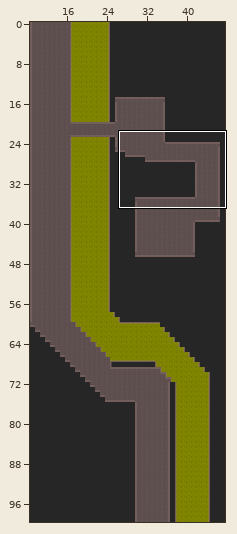
Level history. Tiled map: resources/scenes/map/sewageSection.tmx. Above: a wide view before the commit, with the close-up outlined.
Close-up. The starting point:
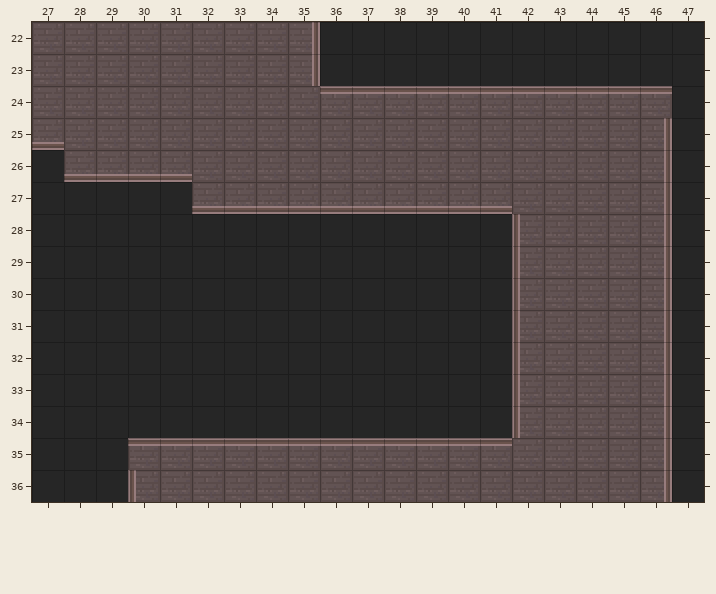
Cells are 16x16 px. Shown: x 27..47, y 22..36. The commit also changed other parts of the map, which this record leaves out.
After the commit:
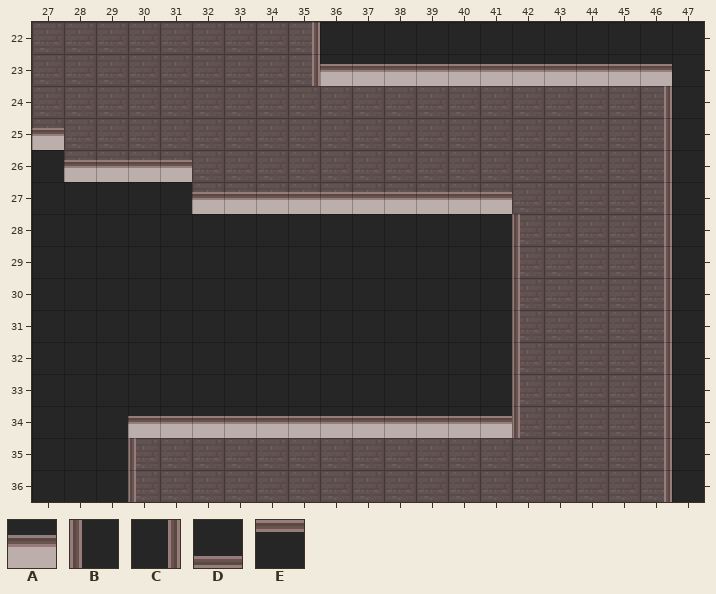
Key: from "FULL_DESERT_TILESET_WIP": A 120, B 183, C 188, D 188 flipped on the diagonal, E 188 turned 270.
_ is an empty cell.
From old to new:
Layer "Barriers":
y 23: x 36..46 ___________ -> AAAAAAAAAAA
y 24: x 36..46 EEEEEEEEEEE -> __________C
y 25: x 27 D -> A
y 26: x 28..31 DDDD -> AAAA
y 27: x 32..41 DDDDDDDDDD -> AAAAAAAAAA
y 34: x 30..41 ____________ -> AAAAAAAAAAAA
y 35: x 30..41 EEEEEEEEEEEE -> B___________
Changed places in both close-ups, as pixel boxes (x1, y1, x2, y2):
changed: (320, 64, 672, 118)
changed: (32, 128, 512, 214)
changed: (128, 416, 512, 470)
